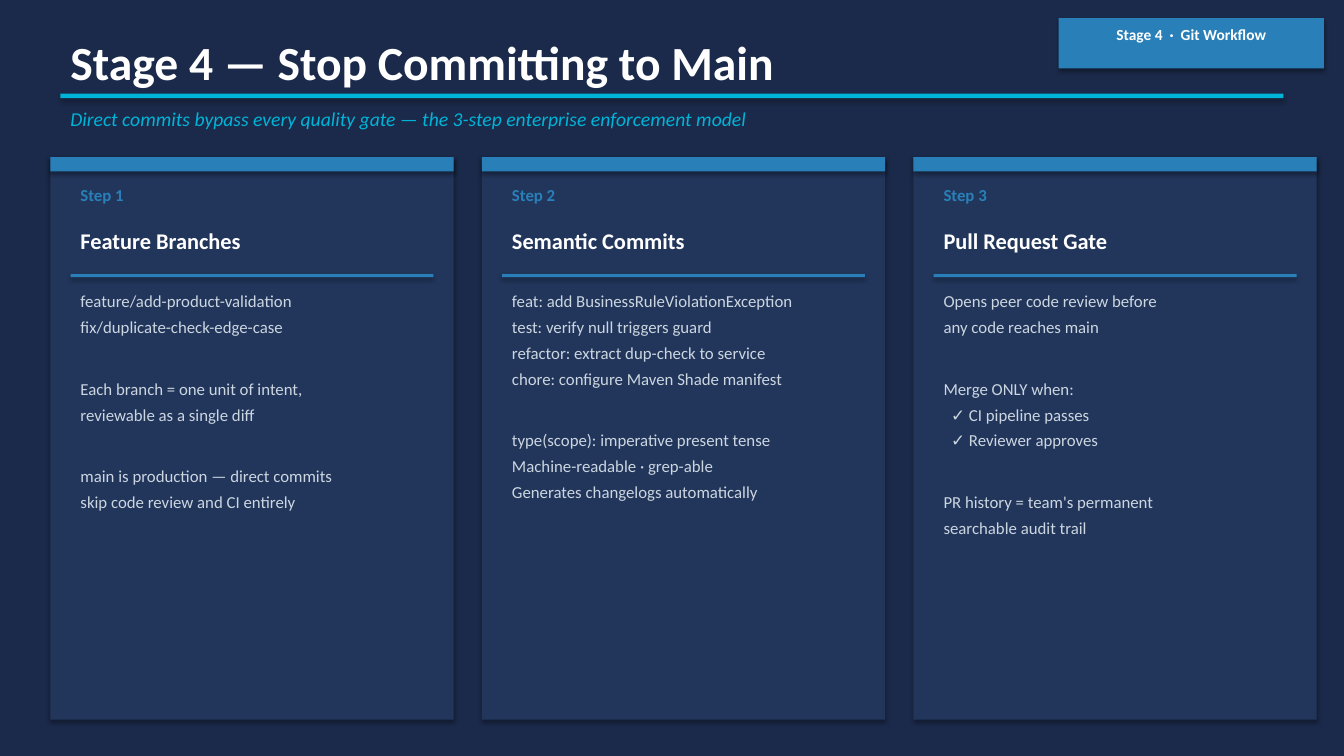
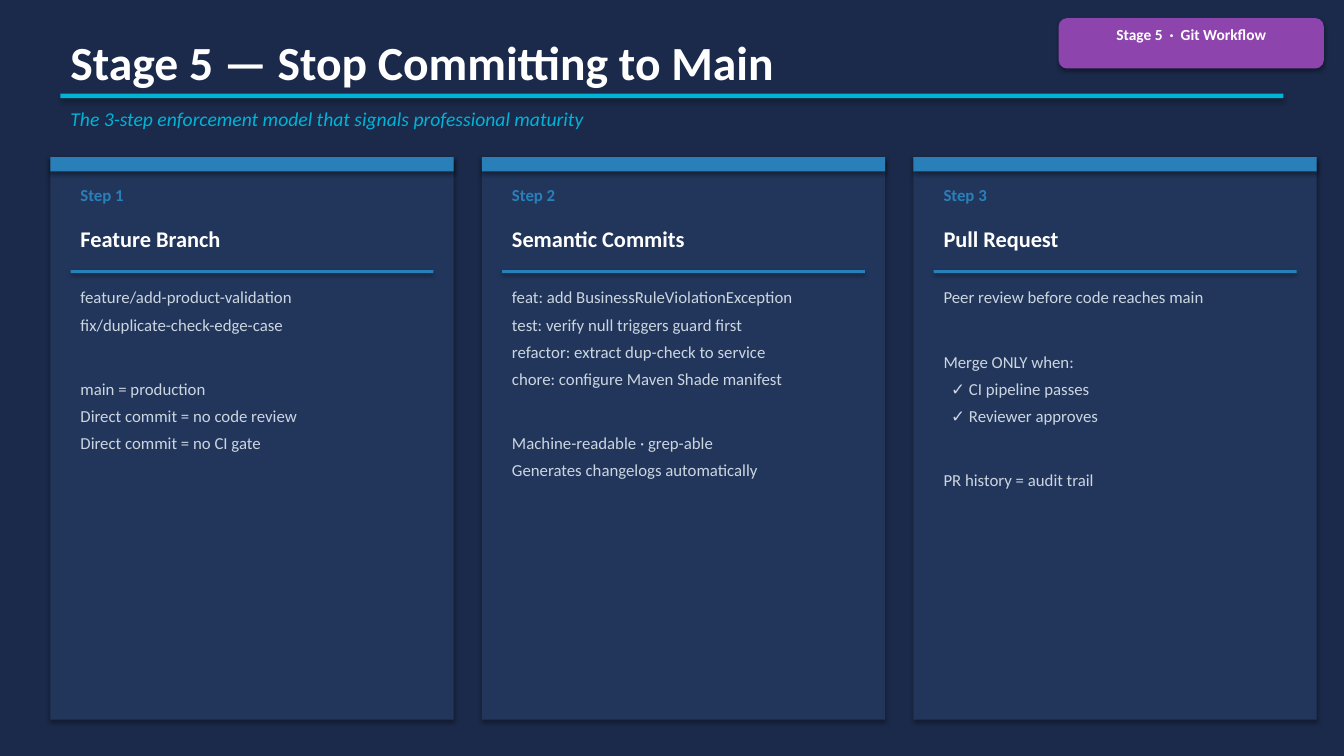
Before and after one commit to anandapalani/FTC, a slide deck: slide 10 of Enterprise_Java_Masterclass.pptx (slide 8 before the commit). Drawn at 1344x756 pixels with LibreOffice and Linux fonts; fonts in the diff are those of the drawing. Boxes give left, top, right and bottom in pixels: in the first picture for what was removed or moved away, otherwise in the second. Text is boxed around its words. In the diff, an @@ line names an element or a change of style, - is before the commit and + after.

```diff
--- a/Enterprise_Java_Masterclass.pptx
+++ b/Enterprise_Java_Masterclass.pptx
@@ rounded rectangle at (1059, 18, 1324, 69): rectangle to rounded rectangle; fill #2980B9 to #8E44AD @@
@@ text at (1116, 29, 1266, 43): text changed @@
-Stage 4 · Git Workflow
+Stage 5 · Git Workflow
@@ text at (70, 46, 773, 88): text changed @@
-Stage 4 — Stop Committing to Main
+Stage 5 — Stop Committing to Main
@@ text at (70, 112, 583, 130): text changed @@
-Direct commits bypass every quality gate — the 3-step enterprise enforcement model
+The 3-step enforcement model that signals professional maturity
@@ text at (80, 231, 220, 247): text changed @@
-Feature Branches
+Feature Branch
@@ text at (944, 231, 1058, 251): text changed @@
-Pull Request Gate
+Pull Request
@@ text at (80, 291, 291, 334): more space between paragraphs @@
@@ text at (512, 291, 792, 479): more space between paragraphs @@
@@ 3 rectangles: place and size @@
-3 rectangles at (71, 274, 1297, 277)
+3 rectangles at (71, 270, 1297, 273)
@@ text at (944, 291, 1203, 303): text changed @@
-Opens peer code review before
-any code reaches main
+Peer review before code reaches main
@@ text at (512, 319, 741, 334): text changed @@
-test: verify null triggers guard
+test: verify null triggers guard first
@@ text at (944, 356, 1098, 425): more space between paragraphs @@
@@ text at (80, 383, 297, 452): text changed @@
-Each branch = one unit of intent,
-reviewable as a single diff
-main is production — direct commits
-skip code review and CI entirely
+main = production
+Direct commit = no code review
+Direct commit = no CI gate
@@ text at (512, 434, 770, 449): paragraph removed @@
-type(scope): imperative present tense
@@ text at (944, 474, 1094, 489): text changed @@
-PR history = team's permanent
-searchable audit trail
+PR history = audit trail
```
Also in this commit, not shown: 6 other slides changed, 8 slides added, 5 slides removed, 16 other files.
